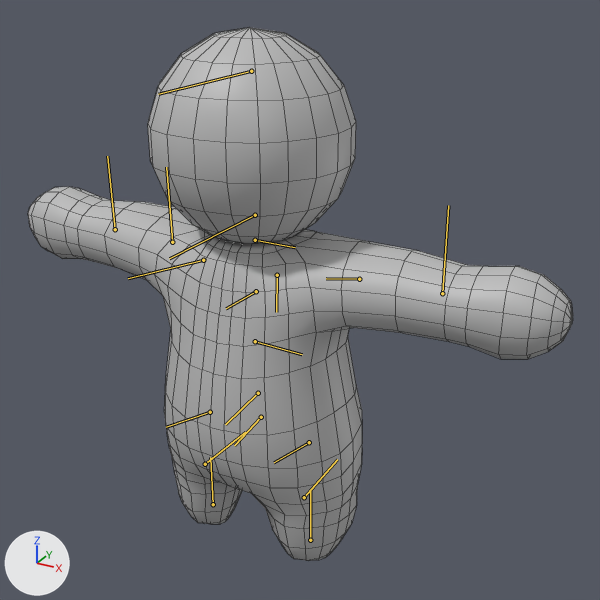
Renders of the FBX model Assets/Art/Animations/Zombie/ZombiePose2.fbx from each side of a commit.
Rendered twice from a camera (50 mm lens) standing at (-0.0347, -0.0466, 0.0452) and looking at (-0.0605, 0.0003, 0.0217). Lighting does not change. The marker at lower left points along +X, +Y and +Z. The first picture is the older version. The bones that change, and the others that lie on the model, are drawn over the model as lines. Mesh edges are drawn as thin lines.

Names of what the first picture shows: 'FEUDCharacter'.
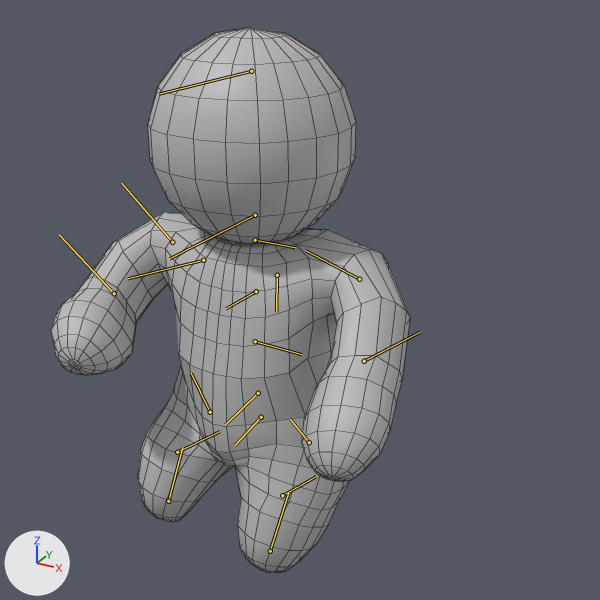
The newer file adds an action. The first version stands in its rest pose; the second is drawn at frame 2 of the action 'Take 001'.

Changed parts and their boxes (x1, y1, x2, y2) in the pictures (600 x 600 px):
'FEUDCharacter', posed (34% narrower)
    before: (28, 27, 573, 561)
    after: (51, 27, 410, 572)
bone 'R_Shoulder_J', root to tip
    before: (172, 242) to (166, 167)
    after: (172, 242) to (121, 183)
bone 'R_Elbow_J', root to tip
    before: (115, 229) to (107, 156)
    after: (114, 293) to (59, 234)
bone 'L_Shoulder_J', root to tip
    before: (359, 279) to (326, 278)
    after: (359, 279) to (305, 250)
bone 'L_Elbow_J', root to tip
    before: (442, 293) to (448, 205)
    after: (364, 361) to (420, 332)
bone 'L_UpperLeg_J', root to tip
    before: (309, 442) to (274, 462)
    after: (309, 442) to (290, 419)
bone 'L_Knee_J', root to tip
    before: (304, 497) to (337, 459)
    after: (282, 495) to (316, 476)
bone 'R_UpperLeg_J', root to tip
    before: (210, 412) to (166, 427)
    after: (210, 412) to (191, 373)
bone 'R_Knee_J', root to tip
    before: (205, 464) to (245, 432)
    after: (177, 452) to (219, 431)

The change in detail:
Bone 'R_Shoulder_J' (bone_r_shoulder_j) turns from (0, 0, 0) to (-32, 47, -53) degrees about its own x, y and z.
Bone 'R_Elbow_J' (bone_r_elbow_j) turns from (0, 0, 0) to (0, 51, 0) degrees about its own x, y and z.
Bone 'L_Shoulder_J' (bone_l_shoulder_j) turns from (0, 0, 0) to (-31, -60, 47) degrees about its own x, y and z.
Bone 'L_Elbow_J' (bone_l_elbow_j) turns from (0, 0, 0) to (0, -16, 0) degrees about its own x, y and z.
Bone 'L_UpperLeg_J' (bone_l_upperleg_j) turns from (0, 0, 0) to (-3, -1, 43) degrees about its own x, y and z.
Bone 'L_Knee_J' (bone_l_knee_j) turns from (0, 0, 0) to (0, 2, 19) degrees about its own x, y and z.
Bone 'R_UpperLeg_J' (bone_r_upperleg_j) turns from (0, 0, 0) to (2, 9, 60) degrees about its own x, y and z.
Bone 'R_Knee_J' (bone_r_knee_j) turns from (0, 0, 0) to (3, 11, 44) degrees about its own x, y and z.
